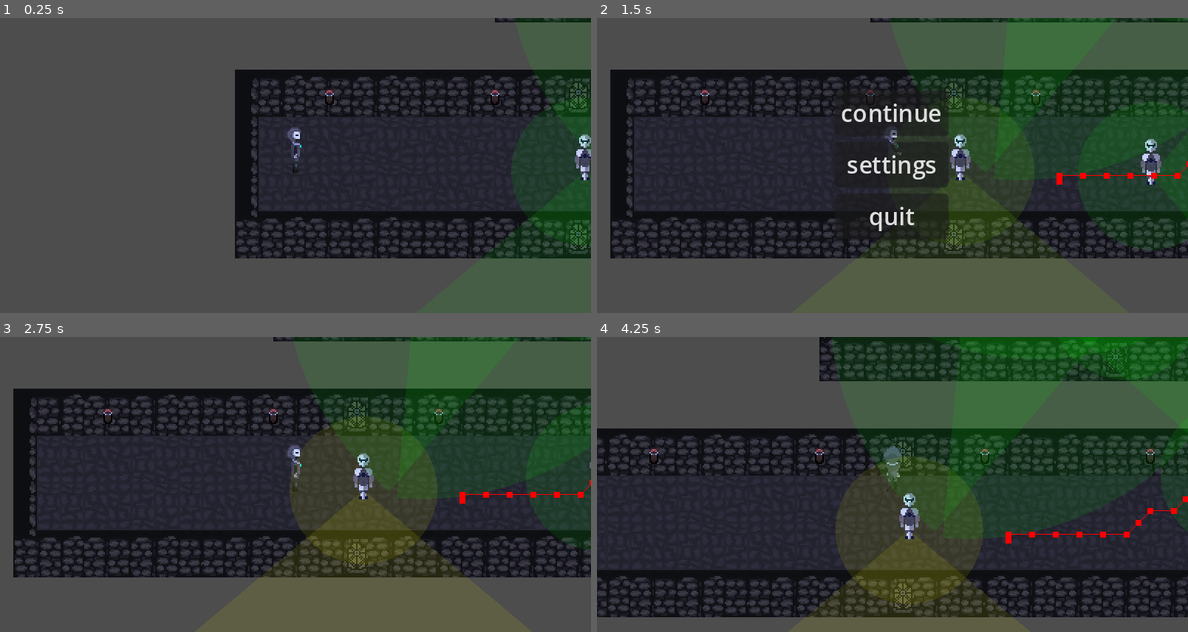
Above: before the commit, frames 1-4 (two rows, left to right).
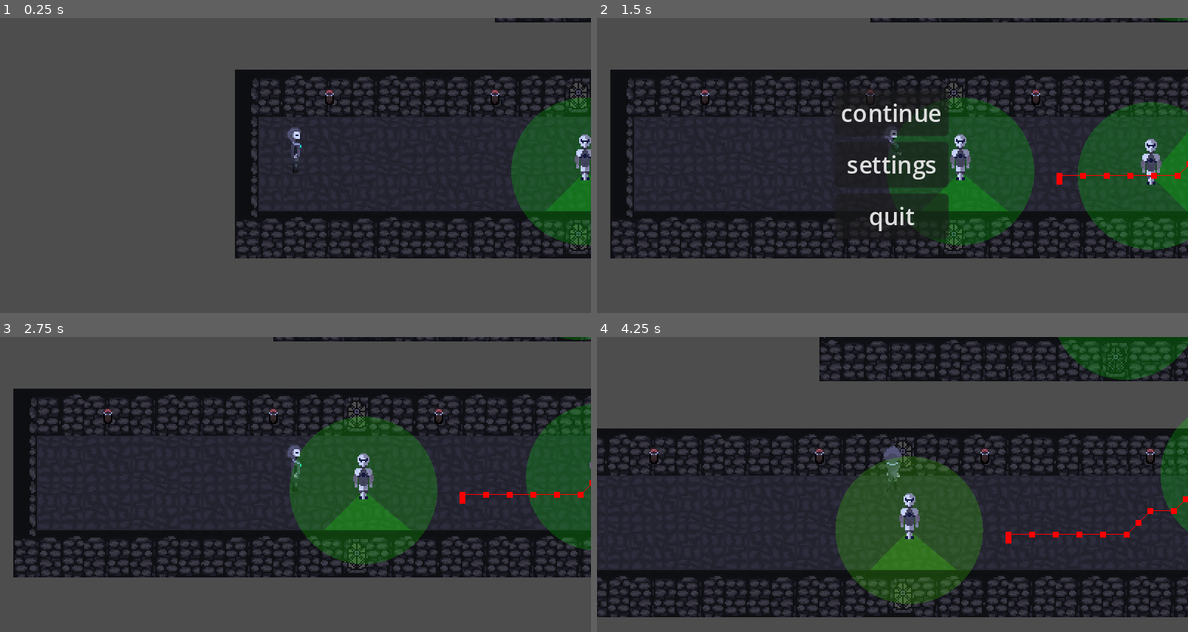
Above: after the commit, the same moments.

Repository: Svarshick/2D-Game-Jam-02.08.2024
Game: Godot game, scene res://world.tscn
The game is run twice, just before and just after one commit, with the same random seed, the same clock (stepped at 60 frames per second) and the same inputs. After the commit the project has no main scene; this scene is started directly in both runs.
Inputs:
- Up to frame 1 (0.25 s): no input
- Up to frame 2 (1.5 s): hold D (right) 0.53-1.28 s; hold Escape (back) from 1.28 s (still down)
- Up to frame 3 (2.75 s): release Escape (back) at 2 s; click "continue" at 2 s
- Up to frame 4 (4.25 s): hold D (right) 2.78-3.53 s; hold W (up) from 3.53 s (still down)

The runs differ from the first frame. In frame 1, 0.6% of the frame differs, in the area x 92-100%, y 40-66%; in frame 2, 6.8%; in frame 3, 9.7%; in frame 4, 11%, in the area x 43-100%, y 0-91%.

Commit message:
back to godot

Diff:
--- a/guard/beehaviour/do_chase.gd
+++ b/guard/beehaviour/do_chase.gd
@@ -4,7 +4,7 @@
 	var player = actor.player
 	actor.make_path(player.position)
 	actor.move_along_path(get_physics_process_delta_time())
-	if actor.state == actor.states.SEE:
+	if actor.status == actor.statuses.SEE:
 		print("Chase running with: " + str(actor.seek_degree))
 		return RUNNING
 	print("Chase failed with: " + str(actor.seek_degree))
--- a/guard/beehaviour/do_manhunt.gd
+++ b/guard/beehaviour/do_manhunt.gd
@@ -2,10 +2,10 @@
 
 func tick(actor, blackboard):
 	actor.move_along_path(get_physics_process_delta_time())
-	if actor.state == actor.states.WORRY:
+	if actor.status == actor.statuses.WORRY:
 		print("Manhunt running with: " + str(actor.seek_degree))
 		return RUNNING
-	if actor.state == actor.states.SEE:
+	if actor.status == actor.statuses.SEE:
 		print("Manhunt success with: " + str(actor.seek_degree))
 		return SUCCESS
 	print("Manhunt failed with: " + str(actor.seek_degree))
--- a/guard/beehaviour/to_do_chase.gd
+++ b/guard/beehaviour/to_do_chase.gd
@@ -1,7 +1,7 @@
 extends ConditionLeaf
 
 func tick(actor, blackboard): #expand
-	if actor.state == actor.states.SEE:
+	if actor.status == actor.statuses.SEE:
 		print("Chase begin")
 		return SUCCESS
 	return FAILURE
--- a/guard/beehaviour/to_do_manhunt.gd
+++ b/guard/beehaviour/to_do_manhunt.gd
@@ -1,6 +1,6 @@
 extends ConditionLeaf
 
 func tick(actor, blackboard): #expand
-	if actor.state == actor.states.WORRY:
+	if actor.status == actor.statuses.WORRY:
 		return SUCCESS
 	return FAILURE
--- a/guard/guard.gd
+++ b/guard/guard.gd
@@ -20,11 +20,12 @@
 #YOU HAVE TO REMAKE IT
 
 
-enum states {
+enum statuses {
 	DEFAULT = 0,
 	WORRY = 75,
 	SEE = 100
 }
+
 var default_seek_increment = 10
 var default_seek_decrement = -2
 var on_notice_seek_increment = 20
@@ -41,7 +42,7 @@
 
 var seek_increment
 var seek_decrement
-var state: int
+var status: int
 var seek_degree: float:
 	set(value):
 		if value < 0:
@@ -49,24 +50,25 @@
 		if value > 100:
 			value = 100
 		seek_degree = value
-		if  value < states.WORRY:
-			state = states.DEFAULT
-			green = 255
-			red = 255 * (value / states.WORRY)
-		elif value < states.SEE:
-			state = states.WORRY
-			red = 255
-			green = 255 * (states.SEE - states.WORRY - value) / (states.SEE - states.WORRY)
+		if  value < statuses.WORRY:
+			status = statuses.DEFAULT
+			status_color.g = 1
+			status_color.r = (value / statuses.WORRY)
+		elif value < statuses.SEE:
+			status = statuses.WORRY
+			status_color.r = 1;
+			status_color.g = (statuses.SEE - statuses.WORRY - value) / (statuses.SEE - statuses.WORRY)
 		else:
-			state = states.SEE
-			red = 255
-			green = 0
+			status = statuses.SEE
+			status_color.r = 1;
+			status_color.g = 0;
 			player_was_noticed = true
+#unused
 var illusions_stack: Array[Illusion]
 var detected_illusions: Array[Illusion]
+#because...
 
-var red: float = 0
-var green : float = 255
+var status_color = Color(1, 0, 0, 0.2);
 
 @export var stay = true
 @export var direction = Vector2.RIGHT
@@ -130,20 +132,37 @@
 
 
 func _draw():
-	draw_sector(Vector2.ZERO, direction, vision.range, vision.angle * PI / 180, 20, Color(red, green, 0, 0.1))
-	draw_circle(Vector2.ZERO, intuition.range,  Color(red, green, 0, 0.1))
+	draw_vision_sector(Vector2.ZERO, direction, vision.range, vision.angle * PI / 180, 20, status_color)
+	draw_circle(Vector2.ZERO, intuition.range,  status_color)
 
 
-func draw_sector(point: Vector2, direction: Vector2, length: float, angle: float, precision: int, color: Color):
+func draw_vision_sector(point: Vector2, direction: Vector2, length: float, angle: float, precision: int, color: Color):
 	var current_point = (direction * length).rotated(-angle/2)
-	var points = PackedVector2Array([point, current_point])
-	var counter = 1
-	while (counter < precision):
+	var points = PackedVector2Array()
+	points.resize(precision + 1)
+	points.insert(0, point)
+	var space_state = get_world_2d().get_direct_space_state()
+	for i in range(1, precision):
+		var query = PhysicsRayQueryParameters2D.create(global_position, global_position + current_point, vision.mask)
+		var sight_check = space_state.intersect_ray(query)
+		if not sight_check.is_empty():
+			points.insert(i, sight_check.position - global_position)
+		else:
+			points.insert(i, current_point)
 		current_point = current_point.rotated(angle / (precision - 1))
-		counter += 1
-		points.push_back(current_point)
 	draw_colored_polygon(points, color)
 
+#legacy
+
+#func draw_sector(point: Vector2, direction: Vector2, length: float, angle: float, precision: int, color: Color):
+	#var current_point = (direction * length).rotated(-angle/2)
+	#var points = PackedVector2Array([point, current_point])
+	#var counter = 1
+	#while (counter < precision):
+		#current_point = current_point.rotated(angle / (precision - 1))
+		#counter += 1
+		#points.push_back(current_point)
+	#draw_colored_polygon(points, color)
 
 
 #func move_toward_position(to_position: Vector2, delta: float): useless cosde
--- a/guard/guard.tscn
+++ b/guard/guard.tscn
@@ -112,7 +112,7 @@
 
 [node name="Bee" type="Node" parent="." node_paths=PackedStringArray("blackboard", "actor")]
 script = ExtResource("4_rr8sg")
-blackboard = NodePath("@Node@17582")
+blackboard = NodePath("@Node@24367")
 actor = NodePath("..")
 
 [node name="GuardBehaviour" type="Node" parent="Bee"]
--- a/guard/navigator.gd
+++ b/guard/navigator.gd
@@ -8,7 +8,7 @@
 
 
 func on_reached_target():
-	if guard.state == guard.states.DEFAULT:
+	if guard.status == guard.statuses.DEFAULT:
 		var position = guard.default_walking[point_number]
 		target_position = position
 		point_number += 1
--- a/main_menu.gd
+++ /dev/null
@@ -1,27 +0,0 @@
-extends VBoxContainer
-
-var _game_paused: bool = false:
-	set(value):
-		_game_paused = value
-		_on_pause(value)
-
-func _ready():
-	Events.game_paused.connect(_on_pause)
-	_game_paused = get_tree().is_paused()
-
-
-func _on_pause(paused: bool):
-	get_tree().paused = paused
-	if paused:
-		show()
-	else:
-		hide()
-
-
-func _input(event):
-	if Input.is_action_just_pressed("pause"):
-		_game_paused = not _game_paused
-
-
-func _on_continue_button_pressed():
-	_game_paused = false
--- a/project.godot
+++ b/project.godot
@@ -11,8 +11,8 @@
 [application]
 
 config/name="2d Game Jam"
-run/main_scene="res://world.tscn"
-config/features=PackedStringArray("4.2", "Forward Plus")
+run/main_scene="res://main/Main.tscn"
+config/features=PackedStringArray("4.3", "Forward Plus")
 config/icon="res://icon.svg"
 
 [autoload]
@@ -39,36 +39,36 @@
 
 up={
 "deadzone": 0.5,
-"events": [Object(InputEventKey,"resource_local_to_scene":fa …(169 unchanged characters)… _keycode":87,"key_label":0,"unicode":0,"echo":false,"script":null)
-, Object(InputEventKey,"resource_local_to_scene":false,"reso …(165 unchanged characters)… ode":4194320,"key_label":0,"unicode":0,"echo":false,"script":null)
+"events": [Object(InputEventKey,"resource_local_to_scene":fa …(169 unchanged characters)… _keycode":87,"key_label":0,"unicode":0,"location":0,"echo":false,"script":null)
+, Object(InputEventKey,"resource_local_to_scene":false,"reso …(165 unchanged characters)… ode":4194320,"key_label":0,"unicode":0,"location":0,"echo":false,"script":null)
 ]
 }
 down={
 "deadzone": 0.5,
-"events": [Object(InputEventKey,"resource_local_to_scene":fa …(169 unchanged characters)… _keycode":83,"key_label":0,"unicode":0,"echo":false,"script":null)
-, Object(InputEventKey,"resource_local_to_scene":false,"reso …(165 unchanged characters)… ode":4194322,"key_label":0,"unicode":0,"echo":false,"script":null)
+"events": [Object(InputEventKey,"resource_local_to_scene":fa …(169 unchanged characters)… _keycode":83,"key_label":0,"unicode":0,"location":0,"echo":false,"script":null)
+, Object(InputEventKey,"resource_local_to_scene":false,"reso …(165 unchanged characters)… ode":4194322,"key_label":0,"unicode":0,"location":0,"echo":false,"script":null)
 ]
 }
 left={
 "deadzone": 0.5,
-"events": [Object(InputEventKey,"resource_local_to_scene":fa …(169 unchanged characters)… _keycode":65,"key_label":0,"unicode":0,"echo":false,"script":null)
-, Object(InputEventKey,"resource_local_to_scene":false,"reso …(165 unchanged characters)… ode":4194319,"key_label":0,"unicode":0,"echo":false,"script":null)
+"events": [Object(InputEventKey,"resource_local_to_scene":fa …(169 unchanged characters)… _keycode":65,"key_label":0,"unicode":0,"location":0,"echo":false,"script":null)
+, Object(InputEventKey,"resource_local_to_scene":false,"reso …(165 unchanged characters)… ode":4194319,"key_label":0,"unicode":0,"location":0,"echo":false,"script":null)
 ]
 }
 right={
 "deadzone": 0.5,
-"events": [Object(InputEventKey,"resource_local_to_scene":fa …(169 unchanged characters)… _keycode":68,"key_label":0,"unicode":0,"echo":false,"script":null)
-, Object(InputEventKey,"resource_local_to_scene":false,"reso …(165 unchanged characters)… ode":4194321,"key_label":0,"unicode":0,"echo":false,"script":null)
+"events": [Object(InputEventKey,"resource_local_to_scene":fa …(169 unchanged characters)… _keycode":68,"key_label":0,"unicode":0,"location":0,"echo":false,"script":null)
+, Object(InputEventKey,"resource_local_to_scene":false,"reso …(165 unchanged characters)… ode":4194321,"key_label":0,"unicode":0,"location":0,"echo":false,"script":null)
 ]
 }
 back={
 "deadzone": 0.5,
-"events": [Object(InputEventKey,"resource_local_to_scene":fa …(175 unchanged characters)… ode":4194305,"key_label":0,"unicode":0,"echo":false,"script":null)
+"events": [Object(InputEventKey,"resource_local_to_scene":fa …(175 unchanged characters)… ode":4194305,"key_label":0,"unicode":0,"location":0,"echo":false,"script":null)
 ]
 }
 accept={
 "deadzone": 0.5,
-"events": [Object(InputEventKey,"resource_local_to_scene":fa …(175 unchanged characters)… ode":4194309,"key_label":0,"unicode":0,"echo":false,"script":null)
+"events": [Object(InputEventKey,"resource_local_to_scene":fa …(175 unchanged characters)… ode":4194309,"key_label":0,"unicode":0,"location":0,"echo":false,"script":null)
 ]
 }
 
--- a/ui/main_menu.gd
+++ b/ui/main_menu.gd
@@ -42,3 +42,33 @@
 
 func _on_quit_button_pressed():
 	get_tree().quit()
+
+
+#OLD
+#extends VBoxContainer
+#
+#var _game_paused: bool = false:
+	#set(value):
+		#_game_paused = value
+		#_on_pause(value)
+#
+#func _ready():
+	#Events.game_paused.connect(_on_pause)
+	#_game_paused = get_tree().is_paused()
+#
+#
+#func _on_pause(paused: bool):
+	#get_tree().paused = paused
+	#if paused:
+		#show()
+	#else:
+		#hide()
+#
+#
+#func _input(event):
+	#if Input.is_action_just_pressed("pause"):
+		#_game_paused = not _game_paused
+#
+#
+#func _on_continue_button_pressed():
+	#_game_paused = false
